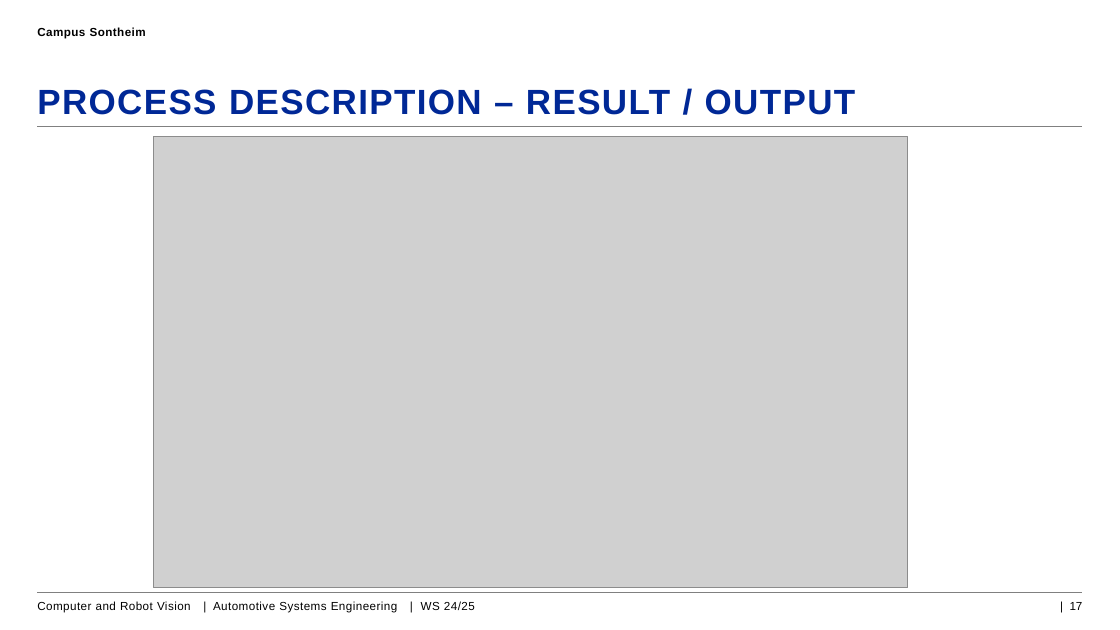
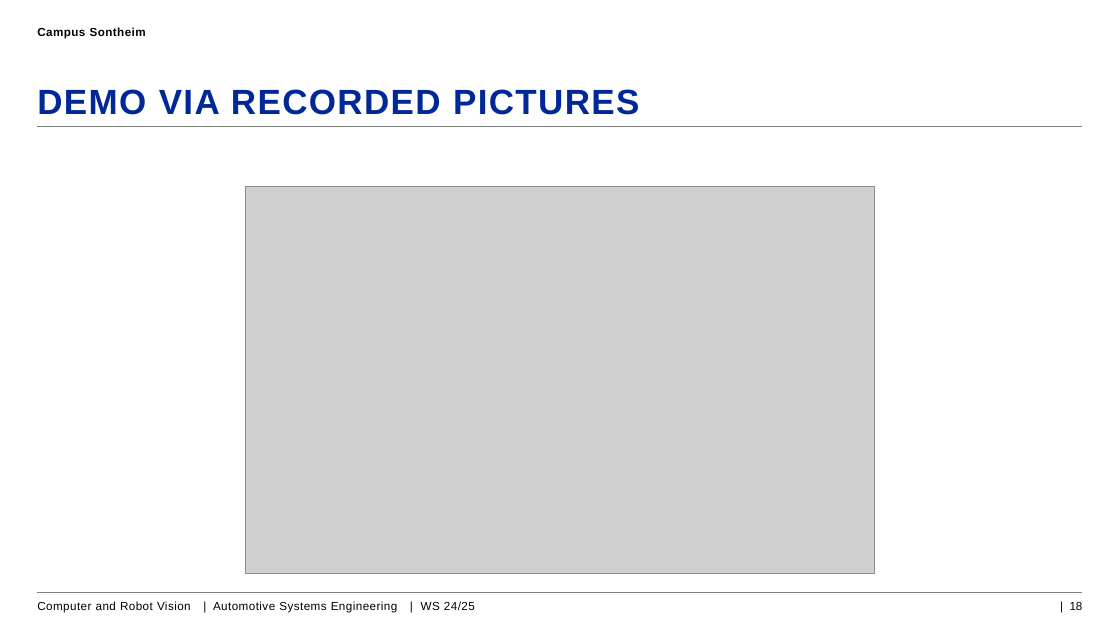
Before and after one commit to TimSoens174/Computer-Robot-Vision, a slide deck: slide 18 of Dokumentation/CRV_RubicsCube_Gerstlauer_Soens.pptx (slide 17 before the commit). Drawn at 1120x630 pixels with LibreOffice and Linux fonts; fonts in the diff are those of the drawing; grey boxes stand for pictures; background and template pictures are left out. Boxes give left, top, right and bottom in pixels: in the first picture for what was removed or moved away, otherwise in the second. Text is boxed around its words. In the diff, an @@ line names an element or a change of style, - is before the commit and + after.

```diff
--- a/Dokumentation/CRV_RubicsCube_Gerstlauer_Soens.pptx
+++ b/Dokumentation/CRV_RubicsCube_Gerstlauer_Soens.pptx
@@ title at [37,89,639,115]: text changed @@
-PROCESS DESCRIPTION – RESULT / OUTPUT
+DEMO VIA RECORDED PICTURES
@@ picture: place and size @@
-picture at [153,136,908,588]
+picture at [246,187,875,573]
@@ page number at [1070,602,1083,610]: text changed @@
-| 17
+| 18
```
Also in this commit, not shown: 2 other slides changed, 2 slides added, 7 other files.
